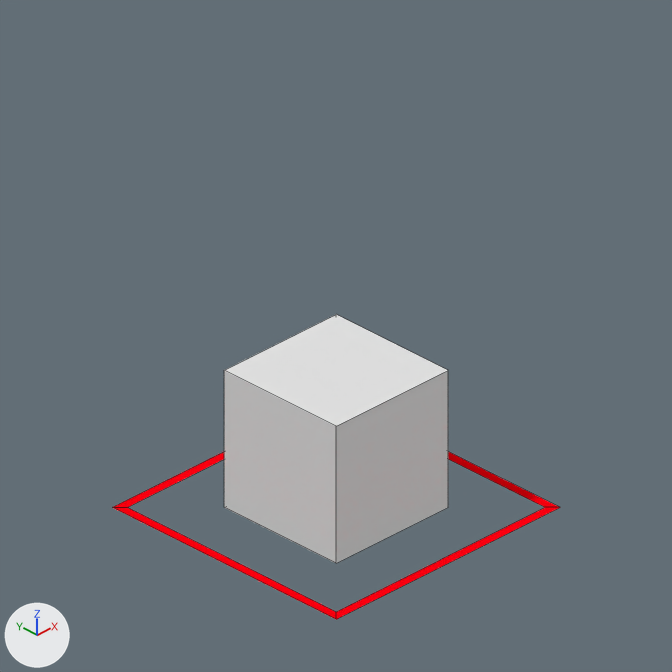
The Blender file rct2/scenery/WallsAndRoofs/SUPPLEG2_Pole/SUPPLEG2_V001.blend: old version first, new version second.
Before and after are seen from the file's camera 'Camera'. The lights are fixed; the arrows at lower left show +X, +Y and +Z. The older version comes first. Mesh edges are drawn as thin lines.
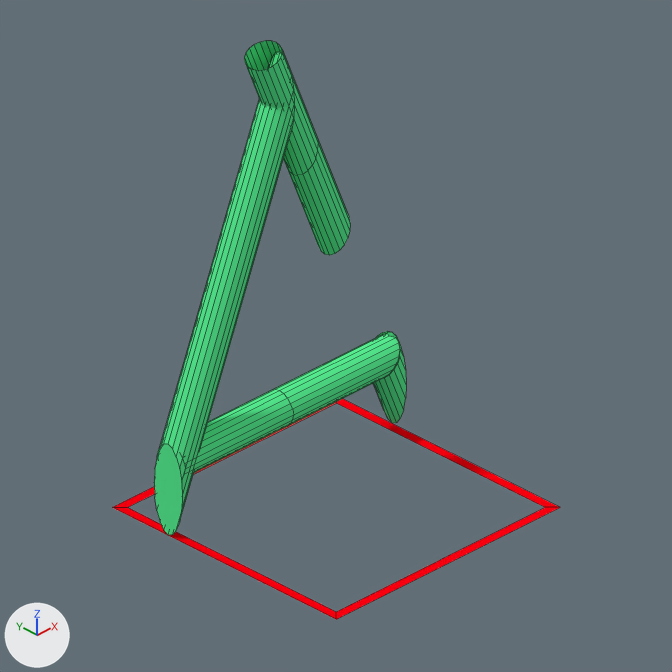
Location of each change, (x1, y1, x2, y2) in pixels of the pictures (672 x 672 px):
'Cube', deleted
    before: (224, 314, 448, 563)
'Cube.006', added (green)
    after: (157, 41, 406, 473)
'Cube.000', added (green)
    after: (154, 52, 294, 535)

Patch to the scene script:
```diff
--- a/rct2/scenery/WallsAndRoofs/SUPPLEG2_Pole/SUPPLEG2_V001.blend.py
+++ b/rct2/scenery/WallsAndRoofs/SUPPLEG2_Pole/SUPPLEG2_V001.blend.py
@@ mat_recolorable_1 @@
+mat_recolorable_1 = diffuse_material('Recolorable 1')
+mat_recolorable_1.base_color = (0.1, 0.9, 0.3)  # green #59f395
@@ me_cucube_002 @@
+me_cucube_002.from_pydata(...)  # 160 vertices, 101 faces; spans x -3.94..0.0, y -0.25..0.25, z -0.66..5.73
+me_cucube_002.materials.append(mat_recolorable_1)  # green #59f395
@@ me_cucube_000 @@
+me_cucube_000.from_pydata(...)  # 40 vertices, 22 faces; spans x -2.0..0.0, y -0.25..0.25, z -0.66..5.56
+me_cucube_000.materials.append(mat_recolorable_1)  # green #59f395
@@ ob_cube @@
-ob_cube = bpy.data.objects.new('Cube', me_cube)
-ob_cube.location = (0.0, 0.0, 1.0)
@@ ob_cube_006 @@
+ob_cube_006 = bpy.data.objects.new('Cube.006', me_cucube_002)
+ob_cube_006.location = (2.0, 1.0, 0.67)
@@ ob_cube_000 @@
+ob_cube_000 = bpy.data.objects.new('Cube.000', me_cucube_000)
+ob_cube_000.location = (-2.0, 1.0, 0.67)
+ob_cube_000.rotation_euler = (0.0, 0.0, 3.142)  # degrees (0, 0, 180)
```
